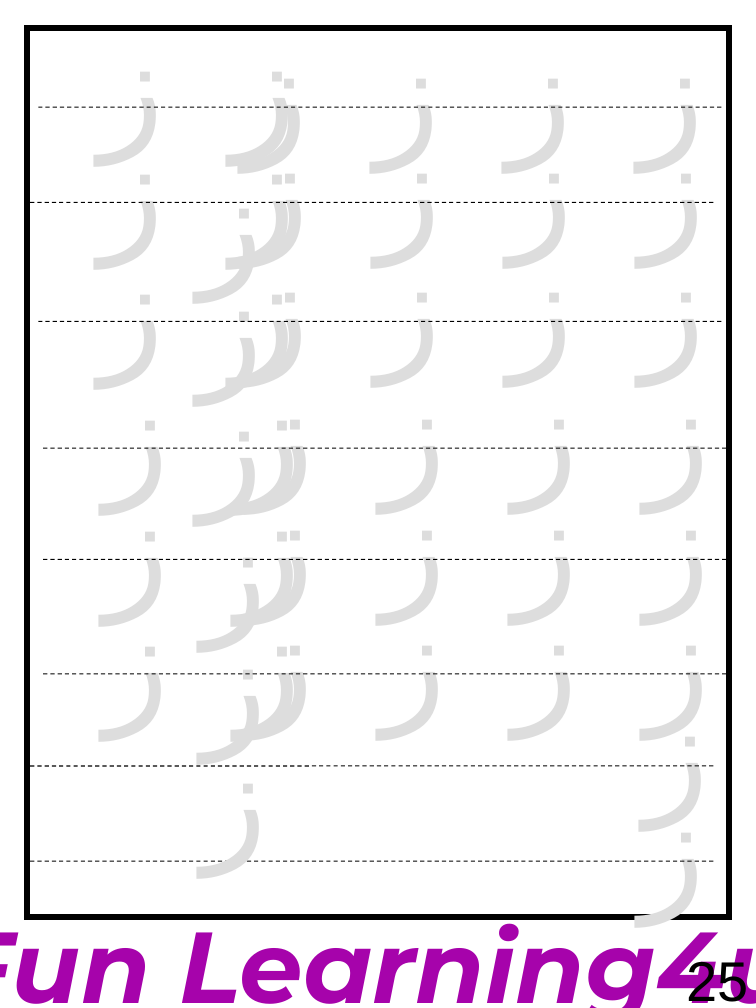
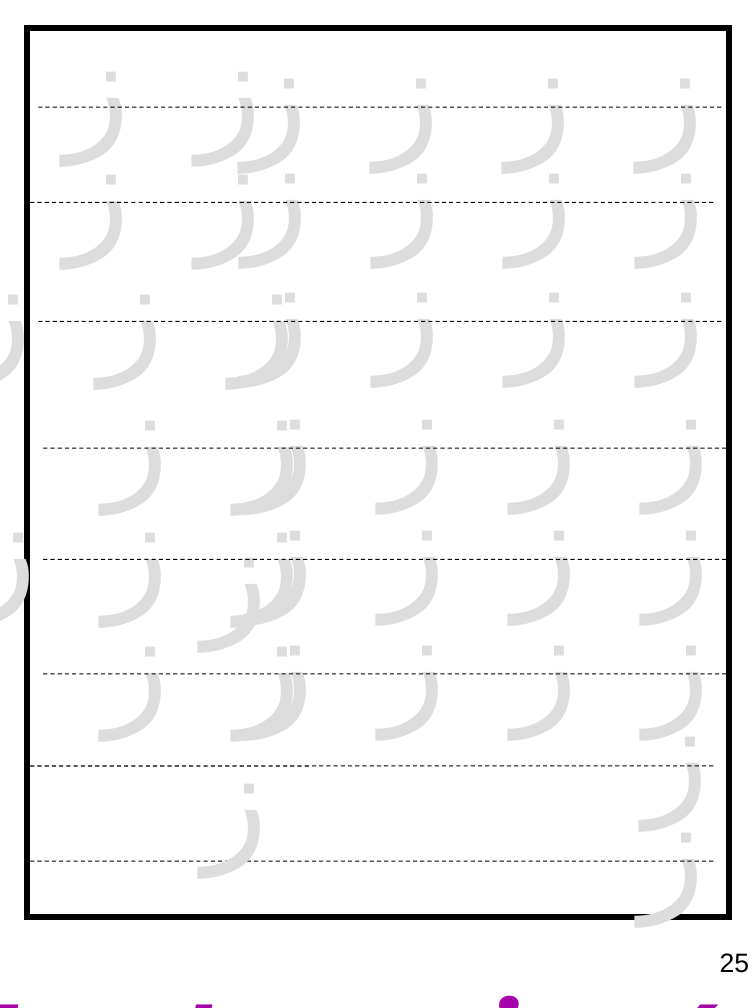
Before and after one commit to mmkhalil2002/AI, a slide deck: slide 25 of funlearning4u/nonAI/books/arabic-book1-v11-1-long.ppt. Drawn at 756x1008 pixels with LibreOffice and Linux fonts; fonts in the diff are those of the drawing. Boxes give left, top, right and bottom in pixels: in the first picture for what was removed or moved away, otherwise in the second. Text is boxed around its words. In the diff, an @@ line names an element or a change of style, - is before the commit and + after.

```diff
--- a/funlearning4u/nonAI/books/arabic-book1-v11-1-long.ppt
+++ b/funlearning4u/nonAI/books/arabic-book1-v11-1-long.ppt
@@ text "ز ز ز" rewrapped from (x1=100, y1=25, x2=297, y2=203) to (x1=66, y1=25, x2=309, y2=108) @@
@@ text "ز ز ز" rewrapped from (x1=198, y1=201, x2=297, y2=203) to (x1=66, y1=201, x2=309, y2=203) @@
@@ text "ز ز ز" rewrapped from (x1=100, y1=320, x2=297, y2=322) to (x1=0, y1=247, x2=296, y2=383) @@
@@ text "ز ز ز" rewrapped from (x1=105, y1=447, x2=301, y2=449) to (x1=0, y1=447, x2=301, y2=621) @@
@@ text "ز ز ز" rewrapped from (x1=105, y1=673, x2=301, y2=675) to (x1=105, y1=673, x2=301, y2=862) @@
@@ page number at (x1=720, y1=953, x2=750, y2=973): size 40 to 19 pt @@
@@ text "Fun Learning4u" at (x1=235, y1=970, x2=509, y2=1008): alignment centre to left; line spacing 0.3 to 1 @@
```
Also in this commit, not shown: 37 other slides changed, 30 other files.
